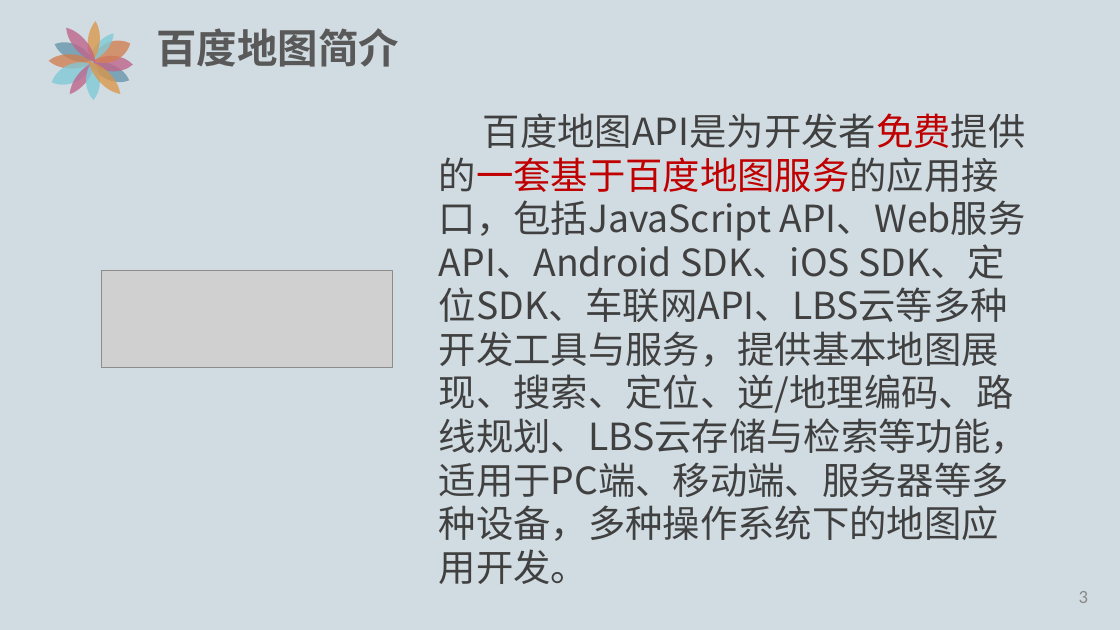
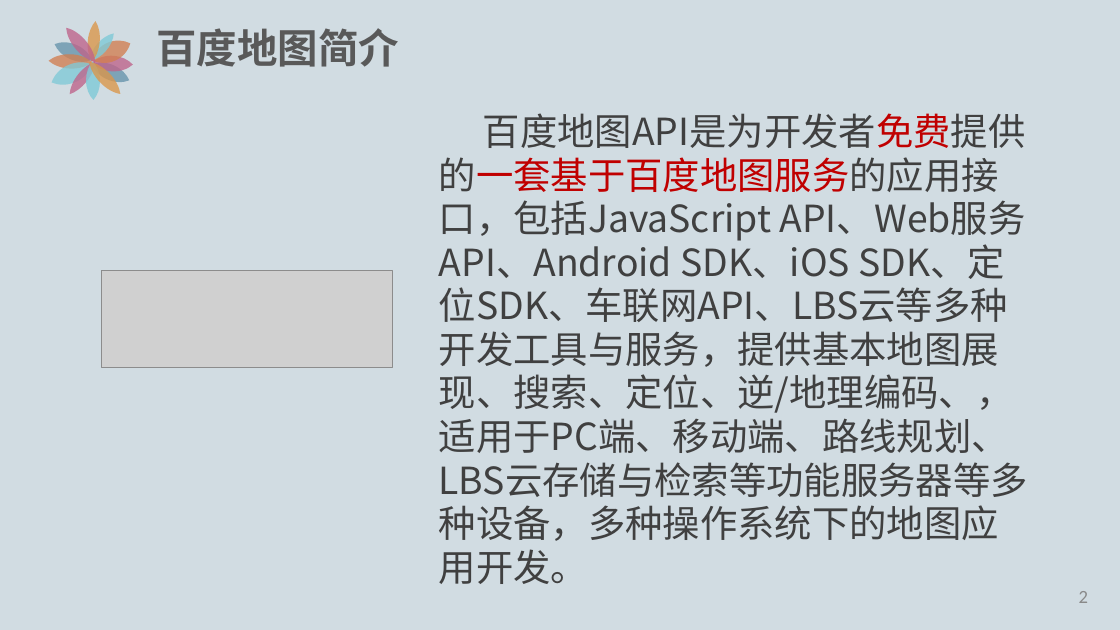
Before and after one commit to edu2act/course-Android-Integrated-Application, a slide deck: slide 3 of ch04-BaiduMap/百度地图PPT/4.1-百度地图简介.pptx (slide 4 before the commit). Drawn at 1120x630 pixels with LibreOffice and Linux fonts; fonts in the diff are those of the drawing; grey boxes stand for pictures. Boxes give left, top, right and bottom in pixels: in the first picture for what was removed or moved away, otherwise in the second. Text is boxed around its words. In the diff, an @@ line names an element or a change of style, - is before the commit and + after.

Commit message:
update ppt

```diff
--- a/ch04-BaiduMap/百度地图PPT/4.1-百度地图简介.pptx
+++ b/ch04-BaiduMap/百度地图PPT/4.1-百度地图简介.pptx
@@ text at bbox=[439, 113, 1026, 584]: text changed @@
-百度地图API是为开发者免费提供的一套基于百度地图服务的应用接口，包括JavaScript API、Web服务API、Android SDK、iOS SDK、定位SDK、车联网API、LBS云等多种开发工具与服务，提供基本地图展现、搜索、定位、逆/地理编码、路线规划、LBS云存储与检索等功能，适用于PC端、移动端、服务器等多种设备，多种操作系统下的地图应用开发。
+百度地图API是为开发者免费提供的一套基于百度地图服务的应用接口，包括JavaScript API、Web服务API、Android SDK、iOS SDK、定位SDK、车联网API、LBS云等多种开发工具与服务，提供基本地图展现、搜索、定位、逆/地理编码、，适用于PC端、移动端、路线规划、LBS云存储与检索等功能服务器等多种设备，多种操作系统下的地图应用开发。
@@ page number at bbox=[1079, 591, 1088, 603]: text changed @@
-3
+2
```
Also in this commit, not shown: 3 other slides changed, 1 slide removed, 3 other files.
